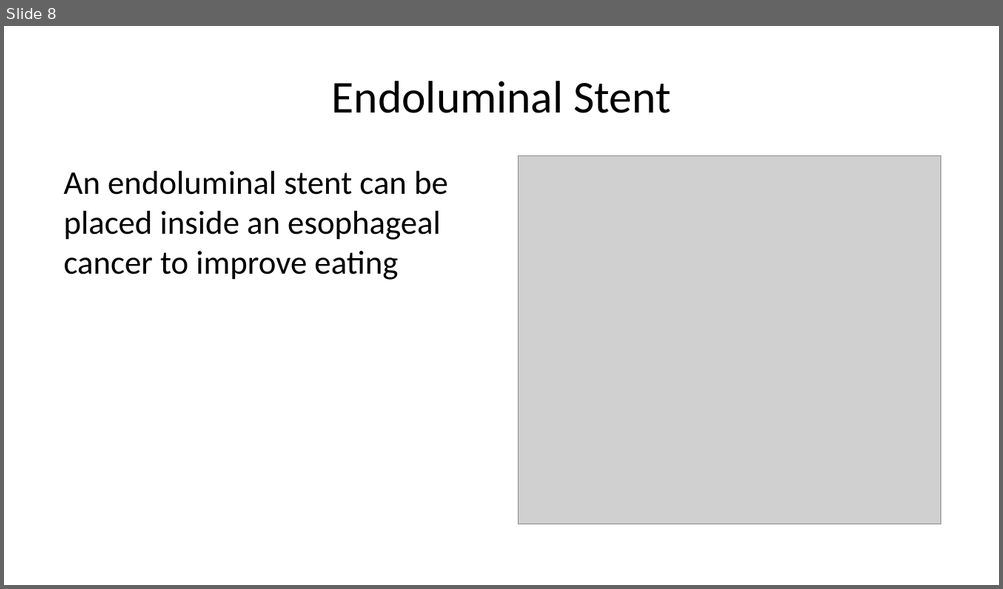
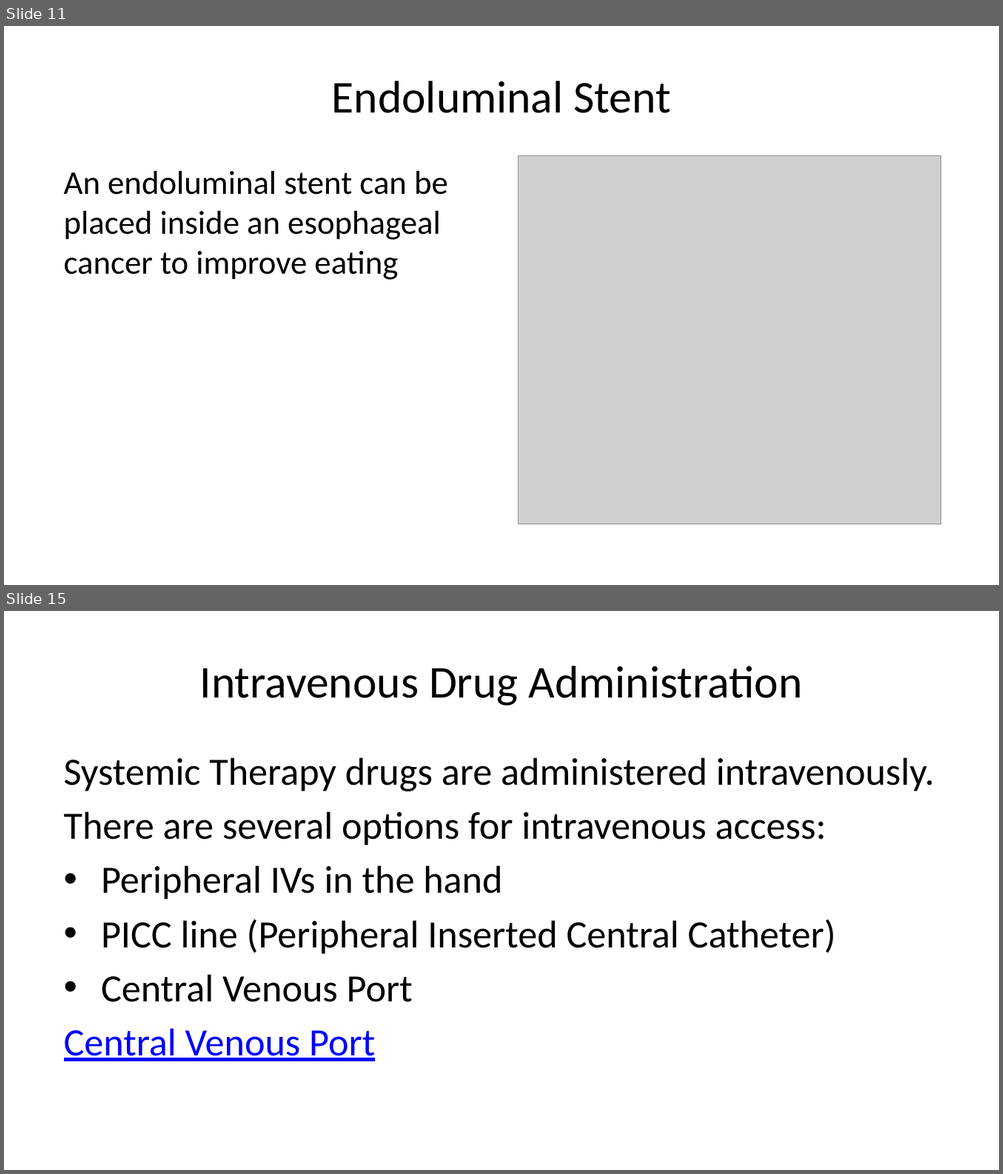
Before and after one commit to jcsalo/patient_education, a slide deck: lci_esom1.pptx. Shown one above the other, each under a label of ours: slide 8 before the commit, slides 11 and 15 after it; the slides between them are not shown. The pictures are 1003x589 and 1003x1174 pixels, drawn with LibreOffice and Linux fonts; fonts in the diff are those of the drawing; grey boxes stand for pictures. Boxes give left, top, right and bottom in pixels: in the first picture for what was removed or moved away, otherwise in the second. Text is boxed around its words. In the diff, an @@ line names an element or a change of style, - is before the commit and + after.

```diff
--- a/lci_esom1.pptx
+++ b/lci_esom1.pptx
@@ slide 15 added at bbox=[4, 611, 999, 1170], background #FFFFFF @@
@@ title added at bbox=[200, 666, 802, 706], 33 pt, text #000000 @@
+Intravenous Drug Administration
@@ text added at bbox=[64, 758, 934, 1062], 28 pt, text #000000 @@
+Systemic Therapy drugs are administered intravenously.
+There are several options for intravenous access:
+• Peripheral IVs in the hand
+• PICC line (Peripheral Inserted Central Catheter)
+• Central Venous Port
+Central Venous Port
@@ what was slide 8 is now slide 11 @@
```
Also in this commit, not shown: 4 slides changed, 9 other slides added, 2 slides removed, 38 other files.
